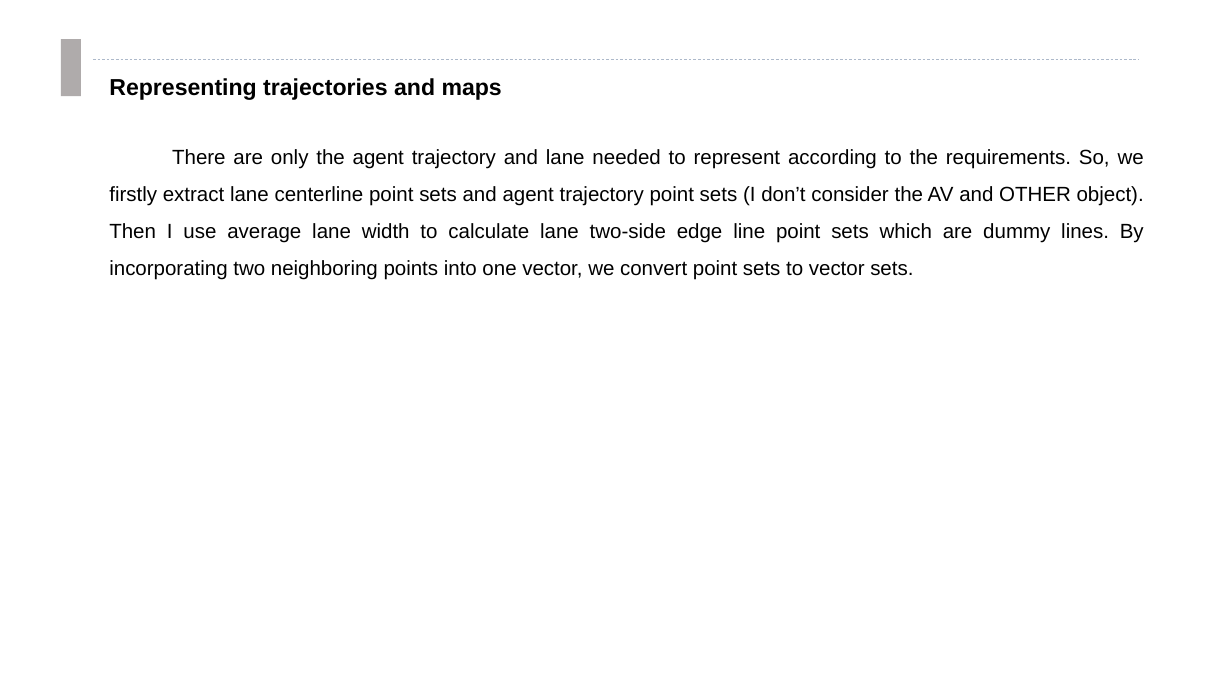
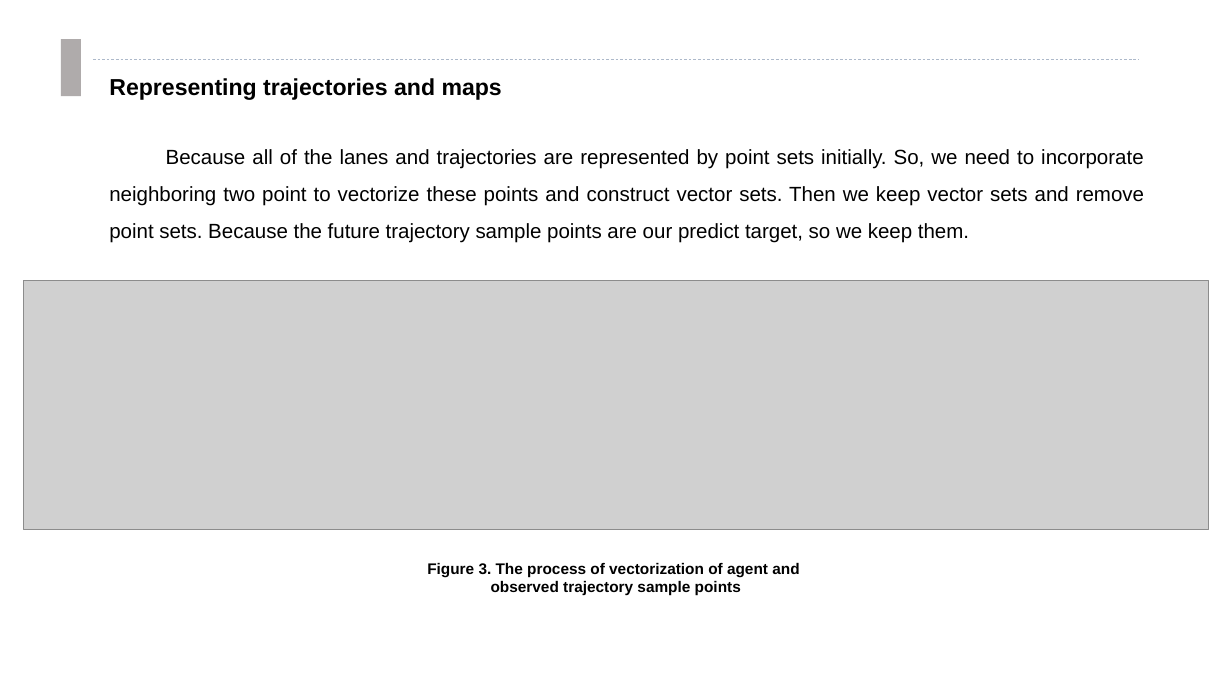
Before and after one commit to clownrat6/VectorNet, a slide deck: slide 8 of material/presentation.pptx (slide 7 before the commit). Drawn at 1232x693 pixels with LibreOffice and Linux fonts; fonts in the diff are those of the drawing; grey boxes stand for pictures. Boxes give left, top, right and bottom in pixels: in the first picture for what was removed or moved away, otherwise in the second. Text is boxed around its words. In the diff, an @@ line names an element or a change of style, - is before the commit and + after.

```diff
--- a/material/presentation.pptx
+++ b/material/presentation.pptx
@@ text at bbox=[109, 149, 1144, 243]: text changed @@
-There are only the agent trajectory and lane needed to represent according to the requirements. So, we firstly extract lane centerline point sets and agent trajectory point sets (I don’t consider the AV and OTHER object). Then I use average lane width to calculate lane two-side edge line point sets which are dummy lines. By incorporating two neighboring points into one vector, we convert point sets to vector sets.
+Because all of the lanes and trajectories are represented by point sets initially. So, we need to incorporate neighboring two point to vectorize these points and construct vector sets. Then we keep vector sets and remove point sets. Because the future trajectory sample points are our predict target, so we keep them.
@@ picture added at bbox=[23, 280, 1209, 530] @@
@@ text added at bbox=[427, 563, 799, 596], 12 pt, text #000000, bold @@
+Figure 3. The process of vectorization of agent and
+observed trajectory sample points
```
Also in this commit, not shown: 5 other slides changed, 3 slides added, 8 other files.
